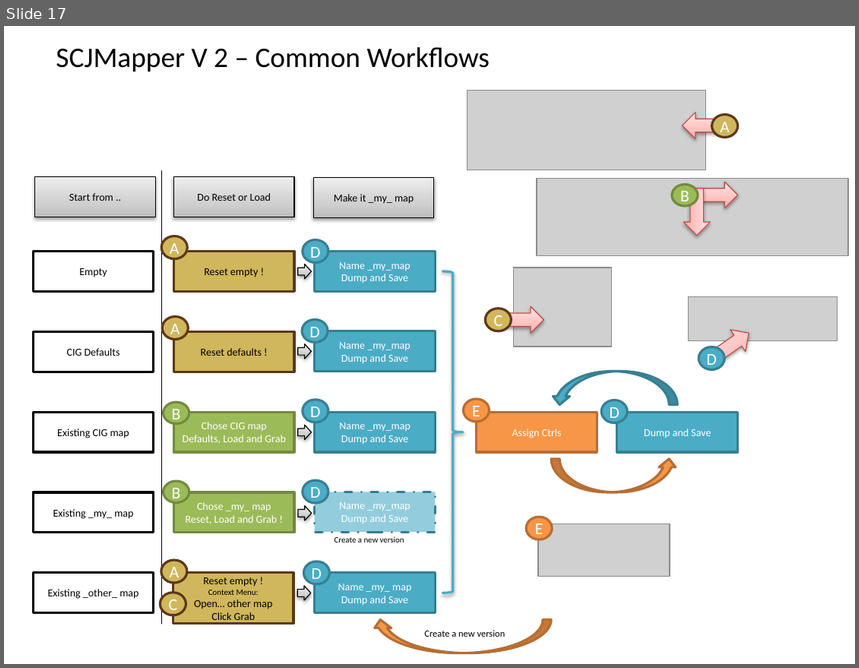
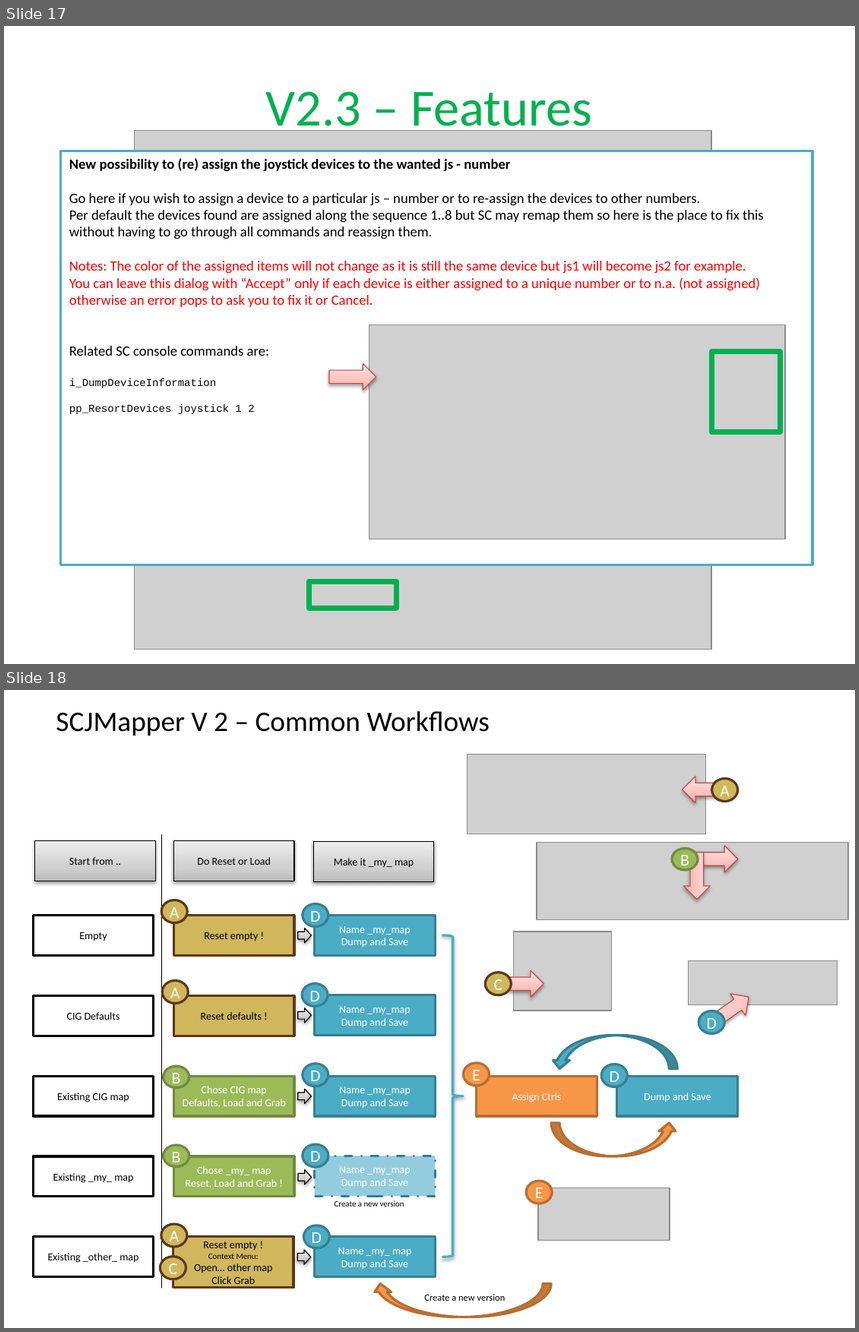
Before and after one commit to SCToolsfactory/SCJMapper-V2, a slide deck: doc/SCJMapper_QGuide.pptx. Shown one above the other, each under a label of ours: slide 17 before the commit, slides 17 and 18 after it. The pictures are 859x668 and 859x1332 pixels, drawn with LibreOffice and Linux fonts; fonts in the diff are those of the drawing; grey boxes stand for pictures. Boxes give left, top, right and bottom in pixels: in the first picture for what was removed or moved away, otherwise in the second. Text is boxed around its words. In the diff, an @@ line names an element or a change of style, - is before the commit and + after.

Commit message:
- new feature #16 - allow reassignment of the jsN group - improvement - uniquely identified devices with the same name (use GUID) - improvement - shows jsN assignment in Joystick tab - improvement - detection of the SC install path extended to one more Registry entry - fix - blend unmapped works properly now - fix #16 - manual entry of SC directory works now - update doc

```diff
--- a/doc/SCJMapper_QGuide.pptx
+++ b/doc/SCJMapper_QGuide.pptx
@@ slide 17 added at (x1=4, y1=26, x2=855, y2=664), background #FFFFFF @@
@@ title added at (x1=266, y1=91, x2=592, y2=138), 44 pt, text #00B050 @@
+V2.3 – Features
@@ picture added at (x1=135, y1=131, x2=712, y2=650) @@
@@ rectangle added at (x1=61, y1=151, x2=813, y2=566), fill #FFFFFF, outline #4BACC6 2 pt, 12 pt, text #000000 @@
+New possibility to (re) assign the joystick devices to the wanted js - number
+Go here if you wish to assign a device to a particular js – number or to re-assign the devices to other numbers.
+Per default the devices found are assigned along the sequence 1..8 but SC may remap them so here is the place to fix this without having to go through all commands and reassign them.
+Notes: The color of the assigned items will not change as it is still the same device but js1 will become js2 for example.
+You can leave this dialog with “Accept” only if each device is either assigned to a unique number or to n.a. (not assigned) otherwise an error pops to ask you to fix it or Cancel.
+Related SC console commands are:
+i_DumpDeviceInformation
+pp_ResortDevices joystick 1 2
@@ picture added at (x1=369, y1=325, x2=785, y2=539) @@
@@ right arrow added at (x1=329, y1=364, x2=376, y2=390), fill gradient #FFA6A5 to #FFC0BF to #FFE7E7, outline #BF4C48 0.75 pt @@
@@ rectangle added at (x1=712, y1=352, x2=780, y2=432), outline #00B050 4.5 pt @@
@@ rectangle added at (x1=309, y1=582, x2=396, y2=609), outline #00B050 4.5 pt @@
@@ what was slide 17 is now slide 18 @@
```
Also in this commit, not shown: 10 slides changed, 22 other files.
